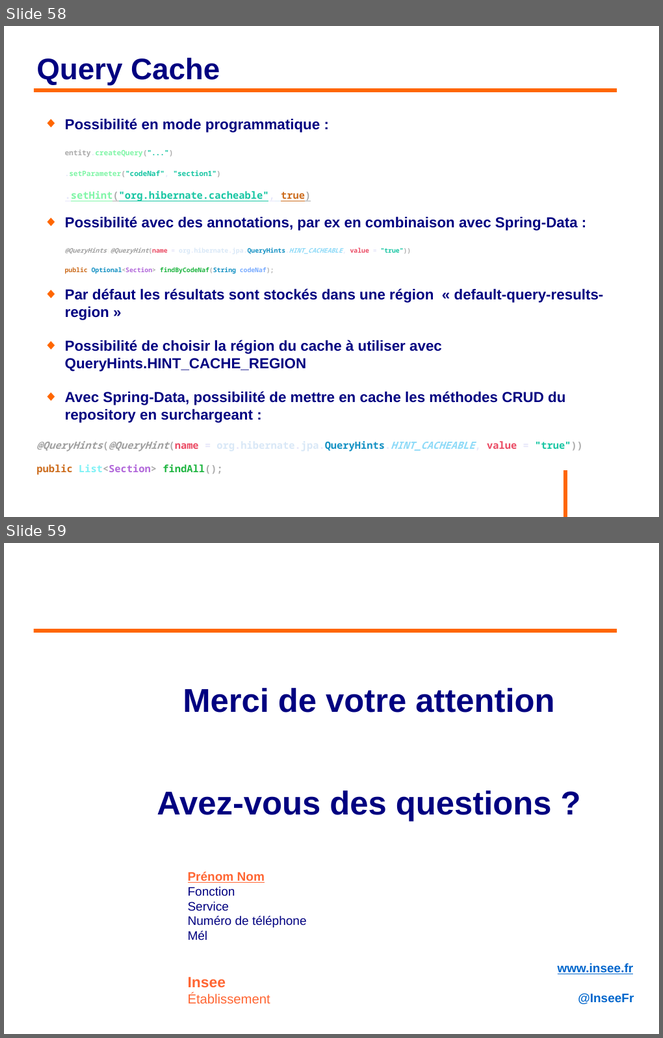
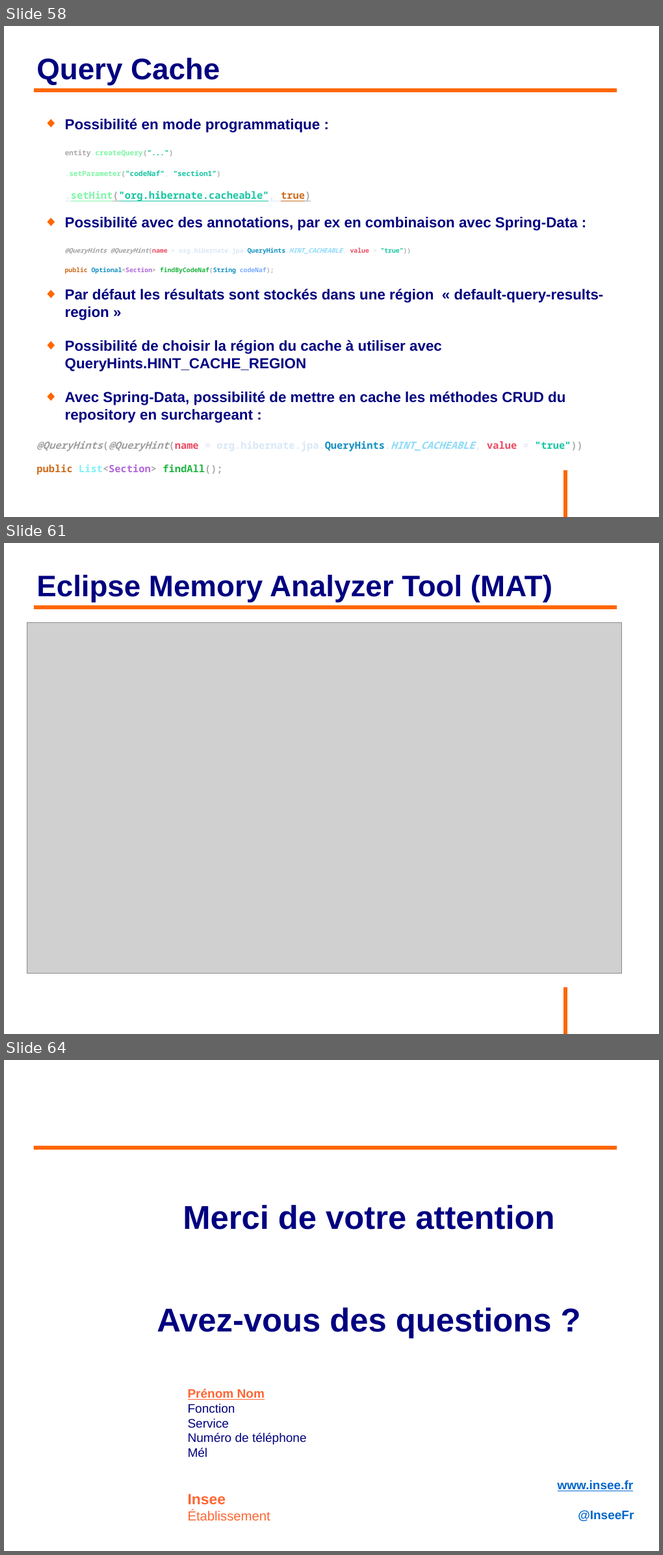
Before and after one commit to philphils/formation-hibernate-avancee, a slide deck: Documentation/diapo_formation_hibernate_avancee.odp. Shown one above the other, each under a label of ours: slides 58 and 59 before the commit, slides 58, 61 and 64 after it; the slides between them are not shown. The pictures are 663x1038 and 663x1555 pixels, drawn with LibreOffice and Linux fonts; fonts in the diff are those of the drawing; grey boxes stand for pictures; background and template pictures are left out. Boxes give left, top, right and bottom in pixels: in the first picture for what was removed or moved away, otherwise in the second. Text is boxed around its words. In the diff, an @@ line names an element or a change of style, - is before the commit and + after.

```diff
--- a/Documentation/diapo_formation_hibernate_avancee.odp
+++ b/Documentation/diapo_formation_hibernate_avancee.odp
@@ slide 61 added at (4,543,659,1034), background #FFFFFF; not listed: 1 template element that a slide beside it also shows @@
@@ title added at (36,575,553,603), 36 pt, text #000080, bold @@
+Eclipse Memory Analyzer Tool (MAT)
@@ line added from (34, 607) to (618, 607), #FF6600 4.54 pt @@
@@ picture added at (27,623,622,974) @@
@@ what was slide 59 is now slide 64 @@
```
Also in this commit, not shown: 4 other slides added.
